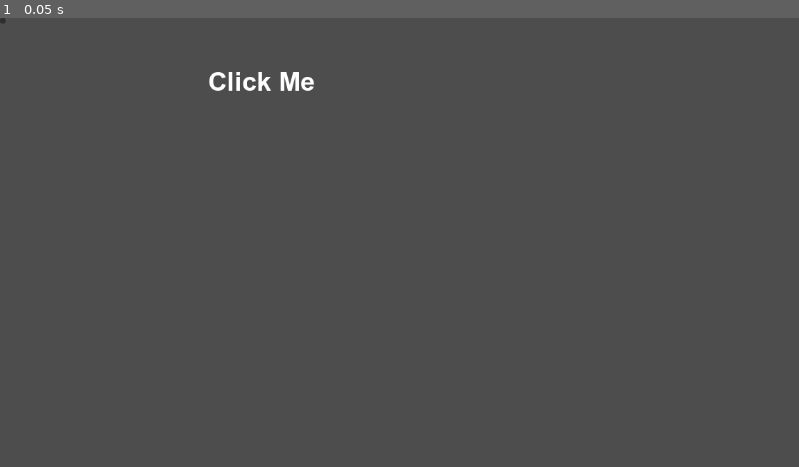
Above: before the commit, frame 1.
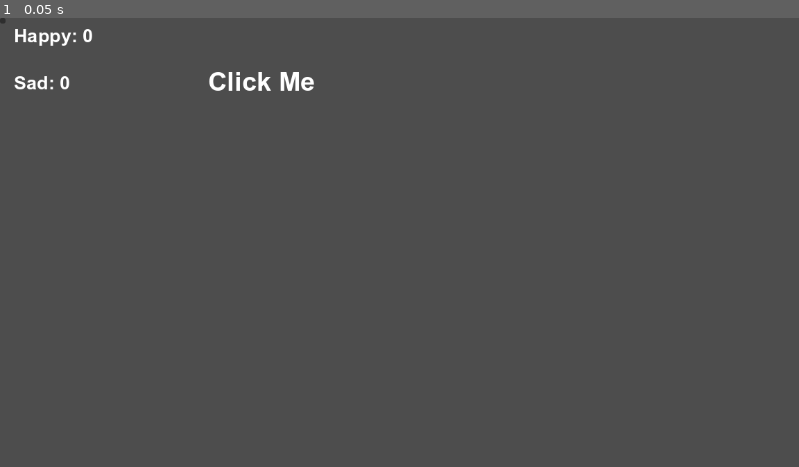
Above: after the commit, the same moment.

Repository: LucaBourke7/Creative-Coding-Test
Game: Godot game, scene res://main.tscn
The game is run twice, just before and just after one commit, with the same random seed, the same clock (stepped at 60 frames per second) and the same inputs.
Inputs:
- Up to frame 1 (0.05 s): no input

The runs differ from the first frame. In frame 1, 0.3% of the frame differs, in the area x 1-12%, y 2-17%.

Commit message:
Add score labels with custom font

Diff:
--- a/main.tscn
+++ b/main.tscn
@@ -20,5 +20,12 @@
 text = "Click Me"
 
 [node name="Label2" type="Label" parent="." unique_id=669809595]
-offset_right = 40.0
-offset_bottom = 23.0
+offset_left = 20.0
+offset_top = 10.0
+offset_right = 135.0
+offset_bottom = 109.0
+theme_override_fonts/font = ExtResource("2_0xm2m")
+theme_override_font_sizes/font_size = 27
+text = "Happy: 0
+
+Sad: 0"
